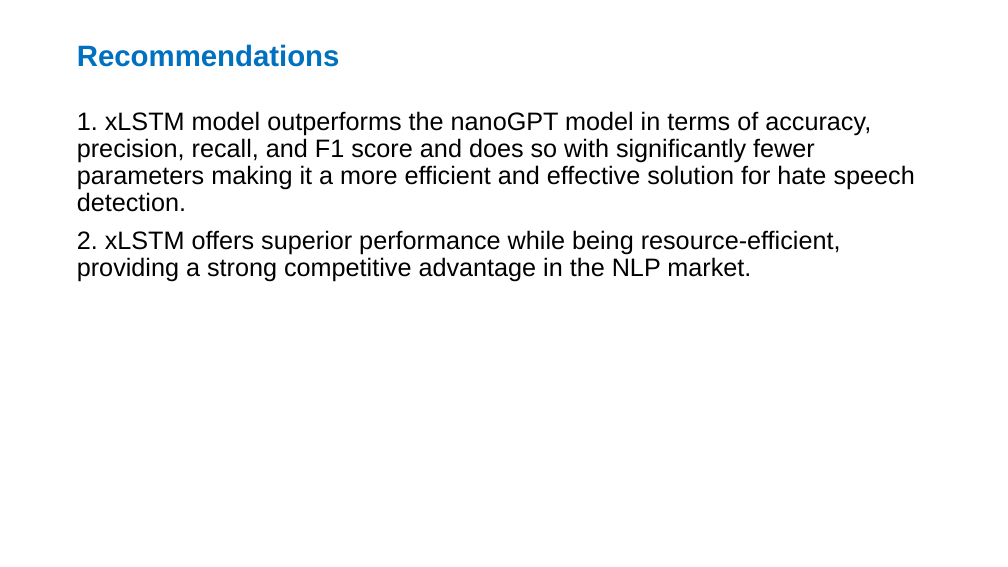
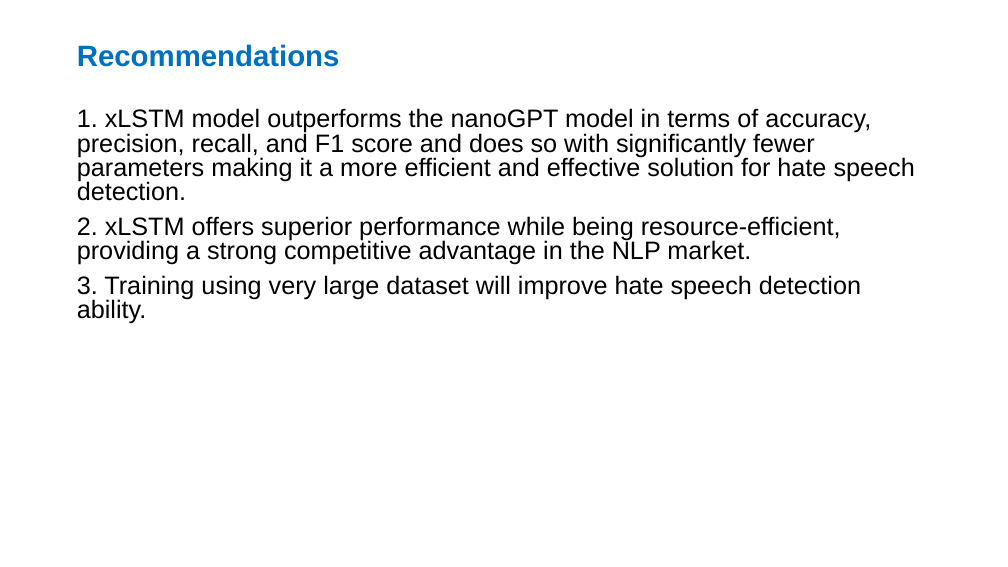
Before and after one commit to samson12193/xLSTM-Hate-Speech, a slide deck: slide 12 of Data Glacier Internship.pptx (slide 11 before the commit). Drawn at 1008x567 pixels with LibreOffice and Linux fonts; fonts in the diff are those of the drawing. Boxes give left, top, right and bottom in pixels: in the first picture for what was removed or moved away, otherwise in the second. Text is boxed around its words. In the diff, an @@ line names an element or a change of style, - is before the commit and + after.

```diff
--- a/Data Glacier Internship.pptx
+++ b/Data Glacier Internship.pptx
@@ text at (77, 108, 915, 265): line spacing 0.9 to 0.8 @@
@@ text at (77, 275, 861, 323): paragraph added @@
+3. Training using very large dataset will improve hate speech detection ability.
```
Also in this commit, not shown: 3 other slides changed, 1 slide added.
